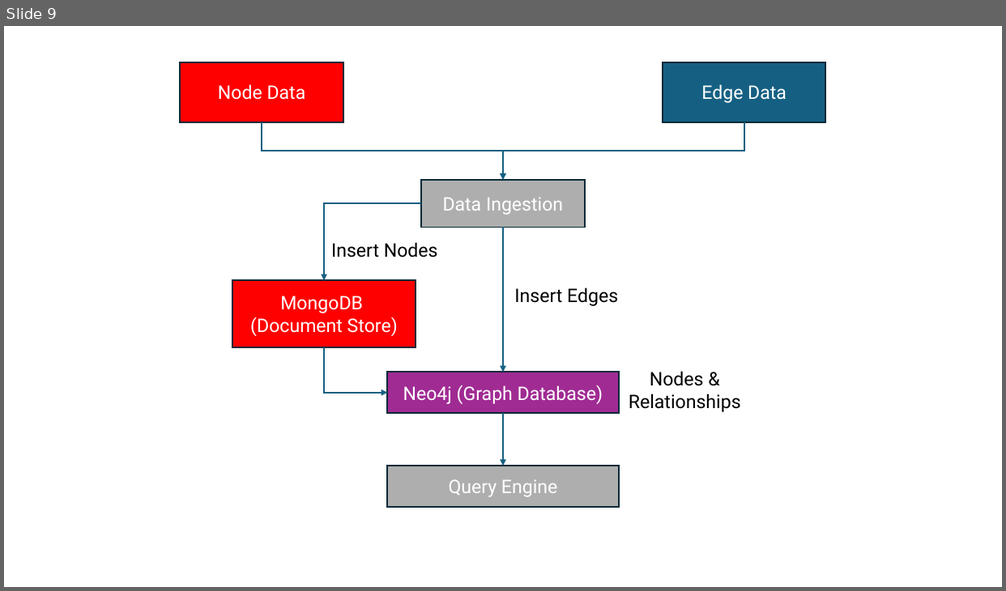
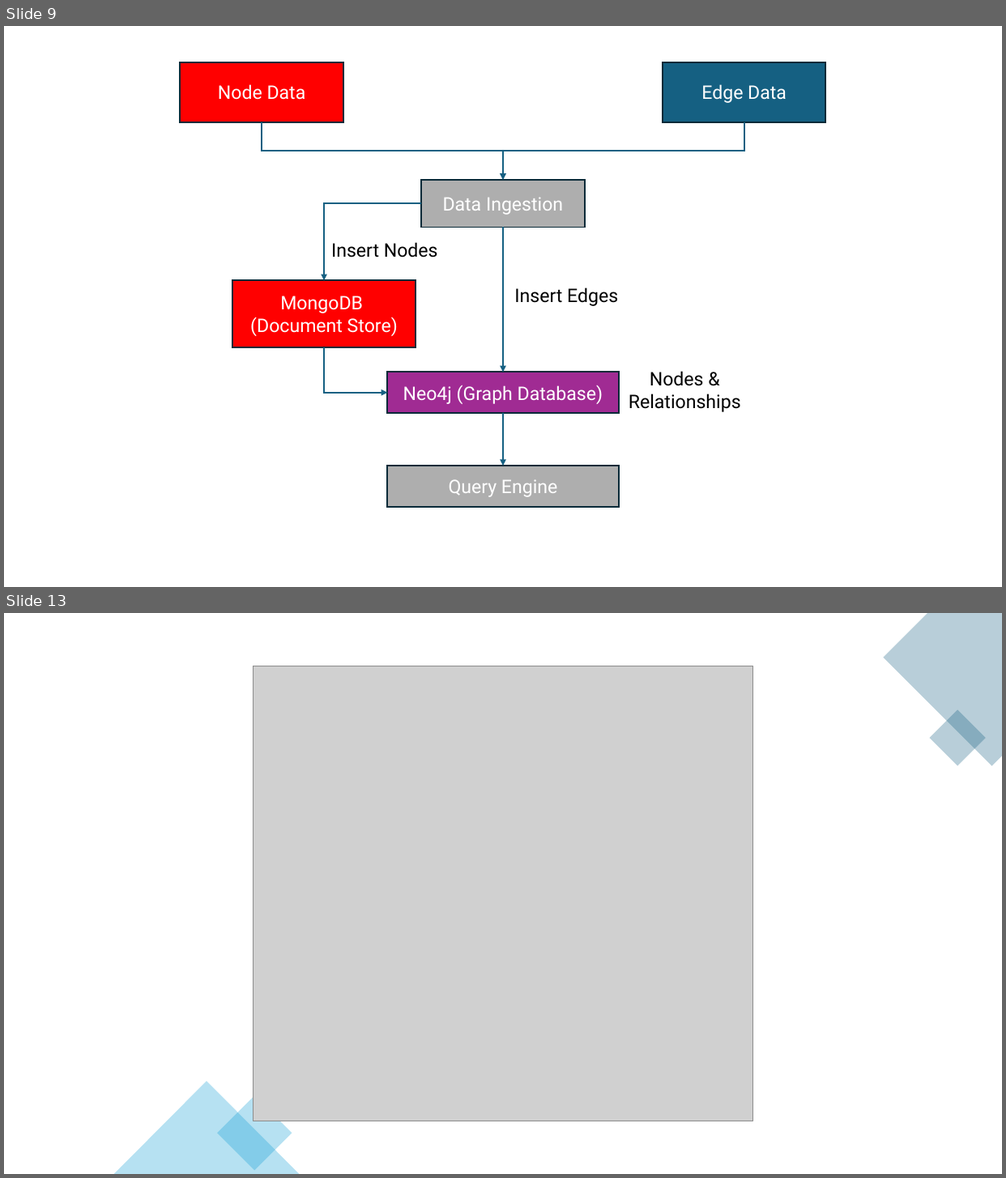
Before and after one commit to umarhunter/hetionet-example, a slide deck: docs/Big Data Project 1.pptx. Shown one above the other, each under a label of ours: slide 9 before the commit, slides 9 and 13 after it; the slides between them are not shown. The pictures are 1006x591 and 1006x1178 pixels, drawn with LibreOffice and Linux fonts; fonts in the diff are those of the drawing; grey boxes stand for pictures. Boxes give left, top, right and bottom in pixels: in the first picture for what was removed or moved away, otherwise in the second. Text is boxed around its words. In the diff, an @@ line names an element or a change of style, - is before the commit and + after.

```diff
--- a/docs/Big Data Project 1.pptx
+++ b/docs/Big Data Project 1.pptx
@@ slide 13 added at box(4, 613, 1002, 1174), background #FFFFFF @@
@@ freeform shape added at box(884, 613, 1002, 766), fill #156082 at 30% opacity @@
@@ picture added at box(253, 666, 753, 1122) @@
@@ rectangle added at box(929, 709, 986, 766), fill #156082 at 30% opacity @@
@@ triangle added at box(114, 1082, 299, 1174), fill #0F9ED5 at 30% opacity @@
@@ rectangle added at box(217, 1096, 292, 1171), fill #0F9ED5 at 30% opacity @@
```
Also in this commit, not shown: 4 other slides added, 1 other file.
